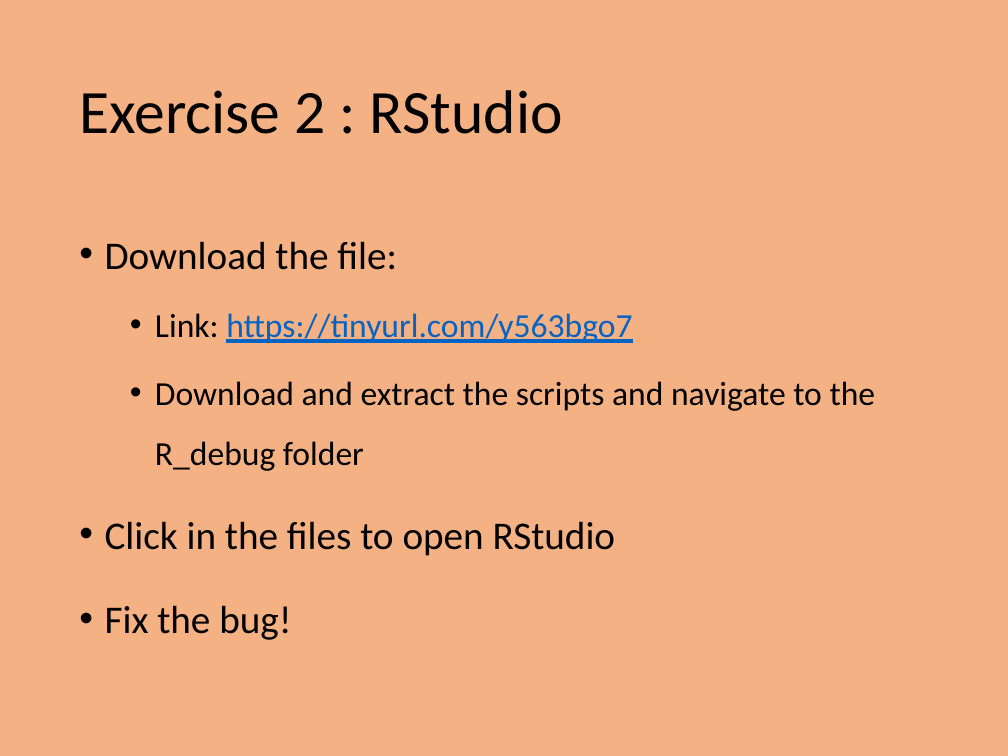
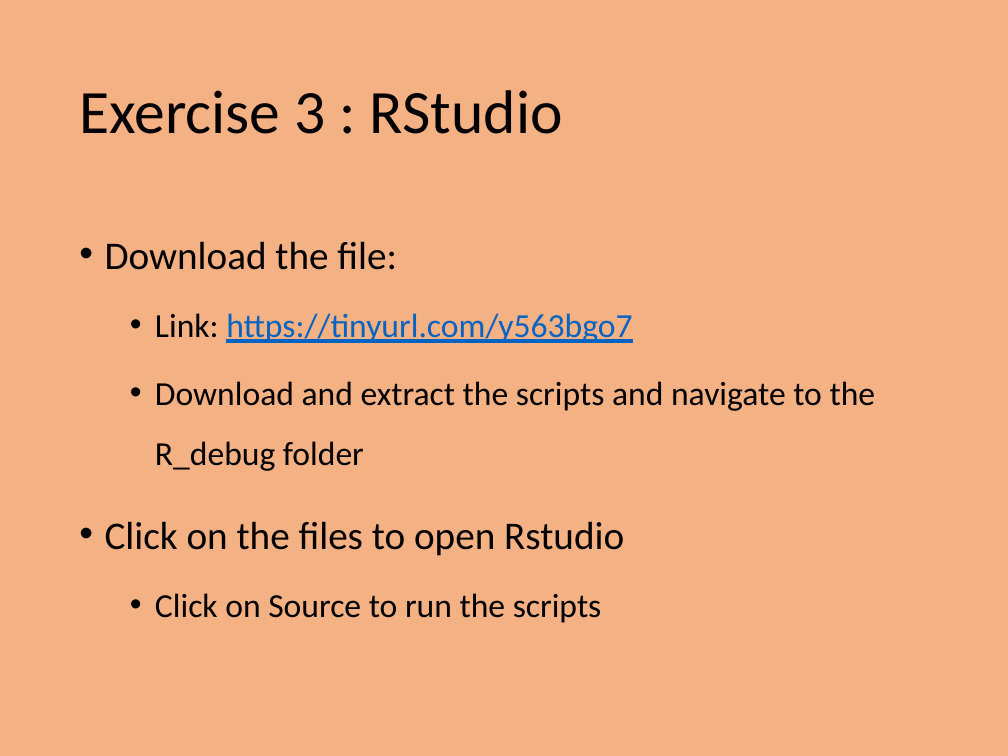
Before and after one commit to PrincetonUniversity/intro_debugging, a slide deck: slide 7 of 01_overview/Introduction_To_Debugging.pptx. Drawn at 1008x756 pixels with LibreOffice and Linux fonts; fonts in the diff are those of the drawing. Boxes give left, top, right and bottom in pixels: in the first picture for what was removed or moved away, otherwise in the second. Text is boxed around its words. In the diff, an @@ line names an element or a change of style, - is before the commit and + after.

Commit message:
Small updates

```diff
--- a/01_overview/Introduction_To_Debugging.pptx
+++ b/01_overview/Introduction_To_Debugging.pptx
@@ title at [79, 90, 563, 134]: text changed @@
-Exercise 2 : RStudio
+Exercise 3 : RStudio
@@ text at [105, 521, 624, 623]: text changed @@
-• Click in the files to open RStudio
-• Fix the bug!
+• Click on the files to open Rstudio
+  • Click on Source to run the scripts
```
Also in this commit, not shown: 4 other slides changed.
